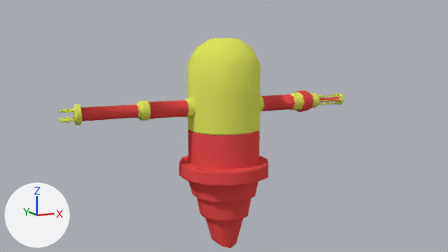
Two versions of the Blender file Assets/Models/RoboPill.blend, one commit apart.
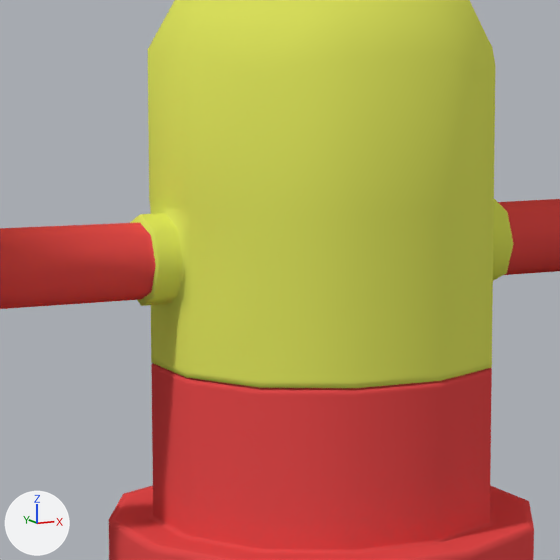
There are two pictures of each version: one from the file's camera 'Camera', one close up on the part from 35% to 61% of the width and 21% to 68% of the height. Lighting does not change. The marker at lower left points along +X, +Y and +Z.

In view in the first close-up: 'Body'.
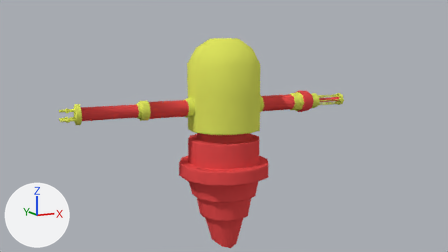
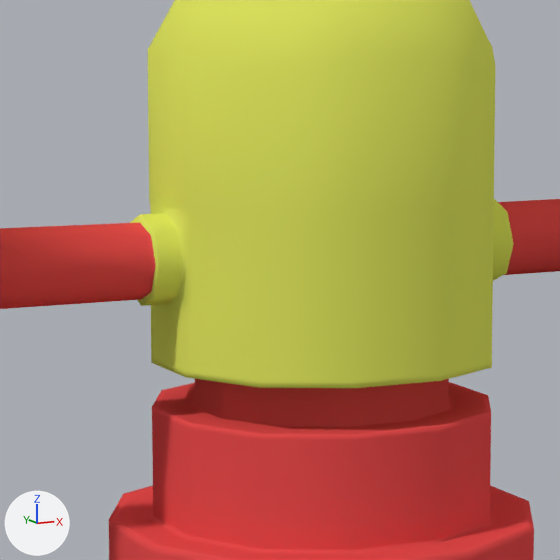
The edits, one by one:
me_cube_001 is used by ob_body; location (0.0, 0.0, 0.0); scale (0.207, 0.207, 0.207).
me_cube_001 had 1261 vertices, 1189 faces and spanned x -7.19..4.67, y -2.03..2.03, z 0.0..9.6.
me_cube_001 now has 1321 vertices, 1249 faces and spans x -7.19..4.67, y -2.03..2.03, z 0.0..9.6.
Part 1, on me_cube_001:
20 vertices are removed from x -0.53..0.53, y -0.53..0.53, z 5.5.
20 faces are deleted.
40 vertices in x -1.6..1.6, y -1.6..1.6, z 5.45..5.5 move by (0.0, 0.0, -0.41).
60 vertices are added at x -1.54..1.54, y -1.54..1.54, z 5.09.
20 new vertices lie (0.0, 0.0, 0.98) away from vertices in x -1.2..1.2, y -1.2..1.2, z 5.09.
80 new faces join them, mat_material_001 (red #e74d4d), smooth.

Where the change shows, as pixel boxes (x1, y1, x2, y2) in the close-ups (560 x 560 px):
part 1 of me_cube_001, built on
    before: (151, 363, 492, 549)
    after: (152, 379, 491, 549)
